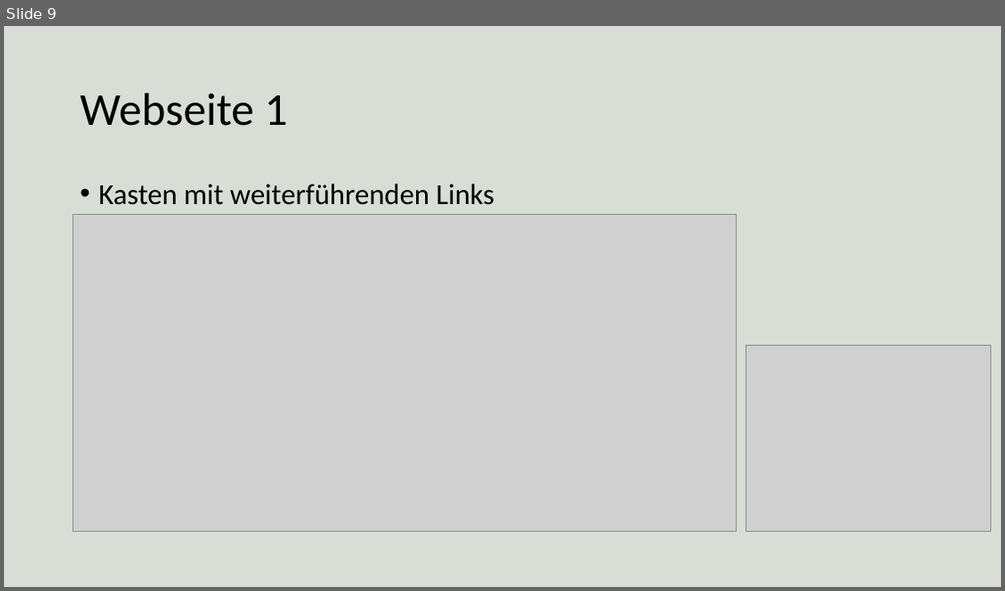
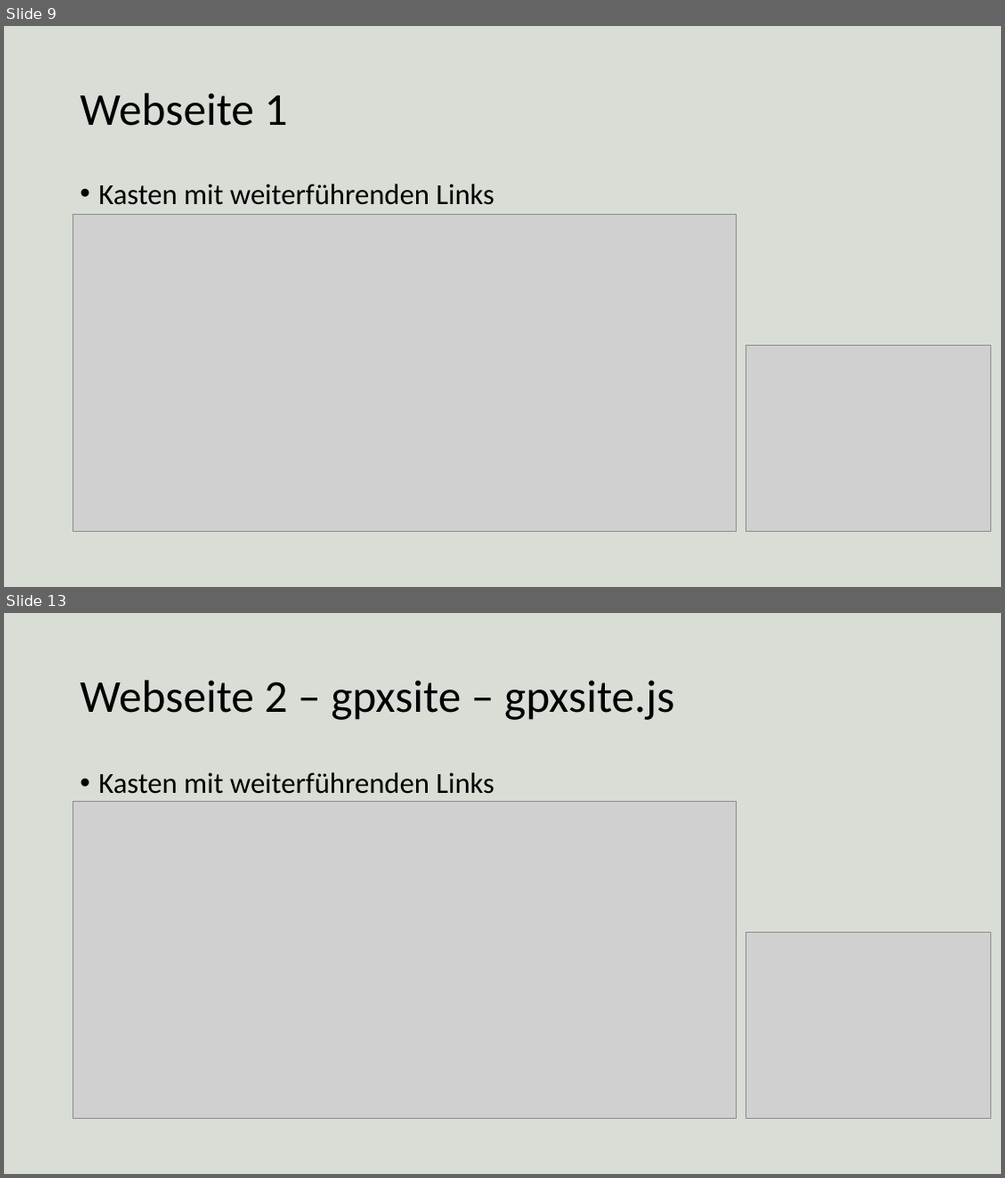
Before and after one commit to MoTouLaTirol/MoTouLaTirol.github.io, a slide deck: folien.pptx. Shown one above the other, each under a label of ours: slide 9 before the commit, slides 9 and 13 after it; the slides between them are not shown. The pictures are 1005x591 and 1005x1178 pixels, drawn with LibreOffice and Linux fonts; fonts in the diff are those of the drawing; grey boxes stand for pictures. Boxes give left, top, right and bottom in pixels: in the first picture for what was removed or moved away, otherwise in the second. Text is boxed around its words. In the diff, an @@ line names an element or a change of style, - is before the commit and + after.

```diff
--- a/folien.pptx
+++ b/folien.pptx
@@ slide 13 added at (4,613,1001,1174), background #3D5933 at 20% opacity @@
@@ title added at (80,680,674,720), 44 pt, text #000000 @@
+Webseite 2 – gpxsite – gpxsite.js
@@ text added at (98,772,494,794), 28 pt, text #000000 @@
+• Kasten mit weiterführenden Links
@@ picture added at (73,802,736,1119) @@
@@ picture added at (745,933,991,1119) @@
```
Also in this commit, not shown: 4 other slides added, 1 slide removed.
